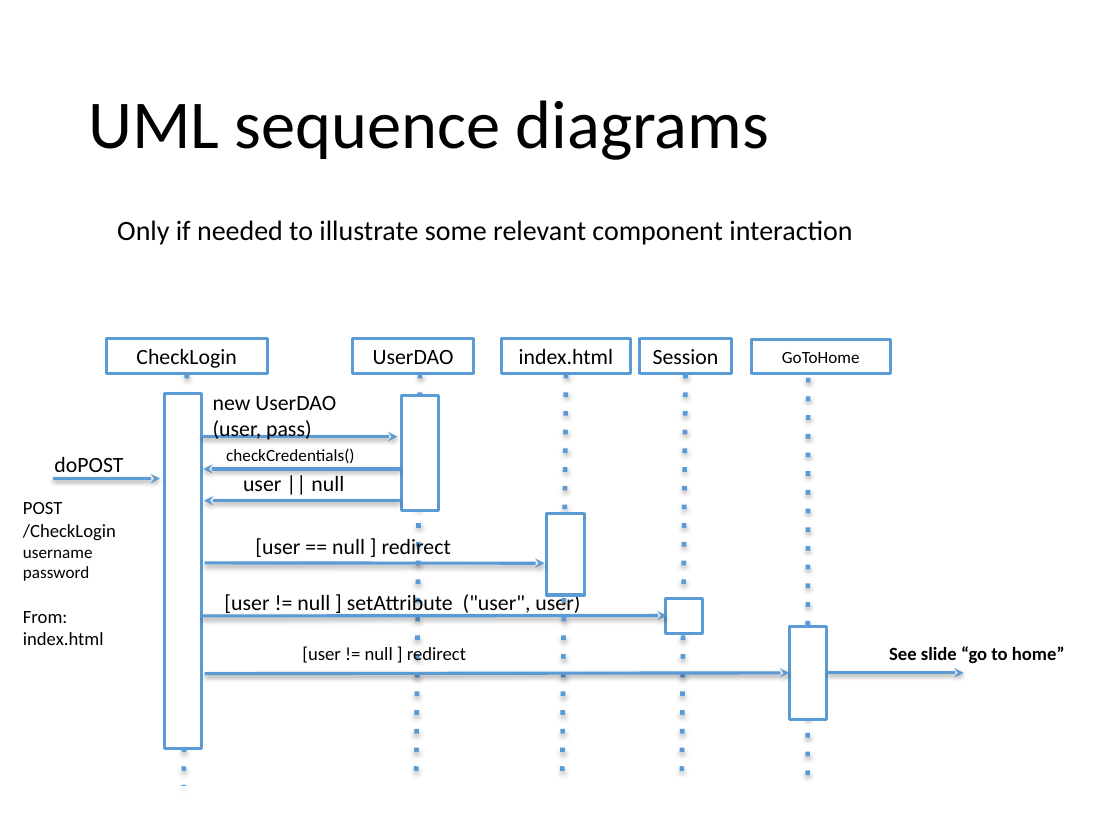
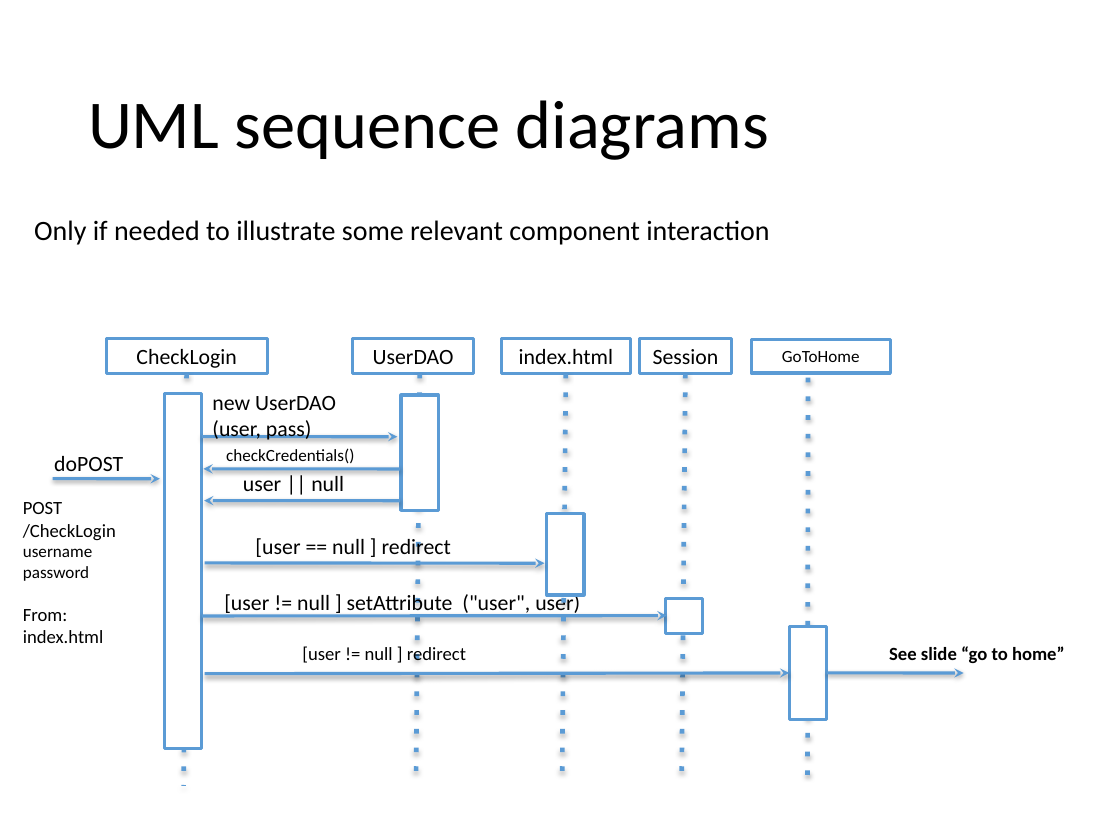
Before and after one commit to ubersandro/telcoServiceProject_DB2, a slide deck: slide 55 of TelcoProjectDocumentation.pptx (slide 52 before the commit). Drawn at 1120x840 pixels with LibreOffice and Linux fonts; fonts in the diff are those of the drawing. Boxes give left, top, right and bottom in pixels: in the first picture for what was removed or moved away, otherwise in the second. Text is boxed around its words. In the diff, an @@ line names an element or a change of style, - is before the commit and + after.

```diff
--- a/TelcoProjectDocumentation.pptx
+++ b/TelcoProjectDocumentation.pptx
@@ text "Only if needed to illustrate ...": place and size @@
-text "Only if needed to illustrate ..." at (117,220,852,245)
+text "Only if needed to illustrate ..." at (34,220,769,245)
```
Also in this commit, not shown: 33 other slides changed, 3 slides added, 2 other files.
